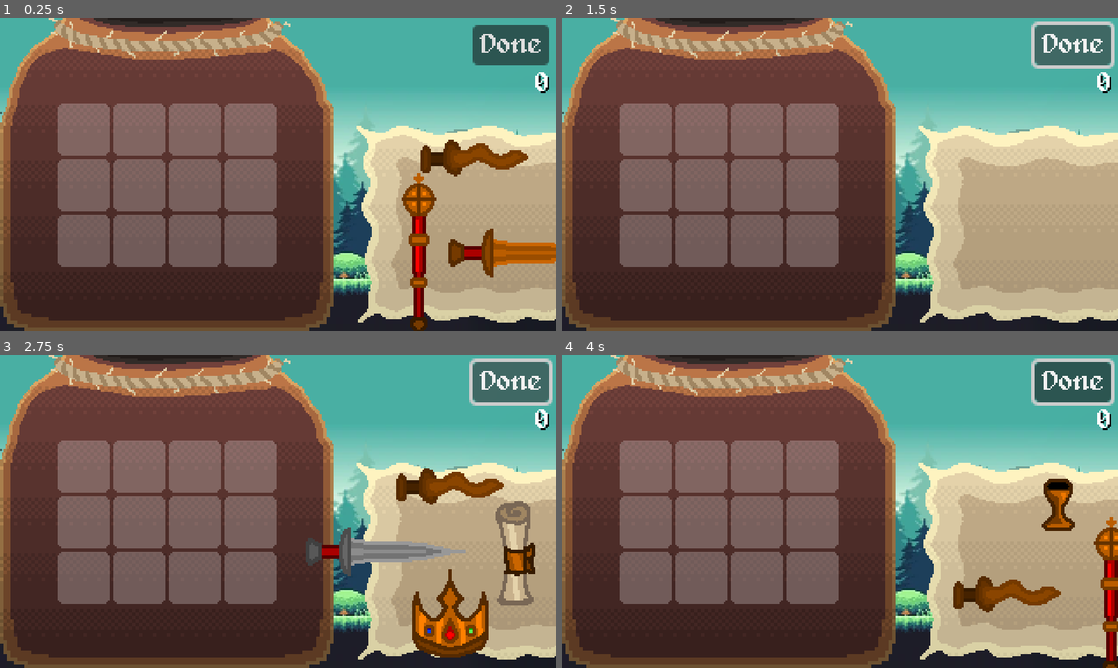
Above: before the commit, frames 1-4 (two rows, left to right).
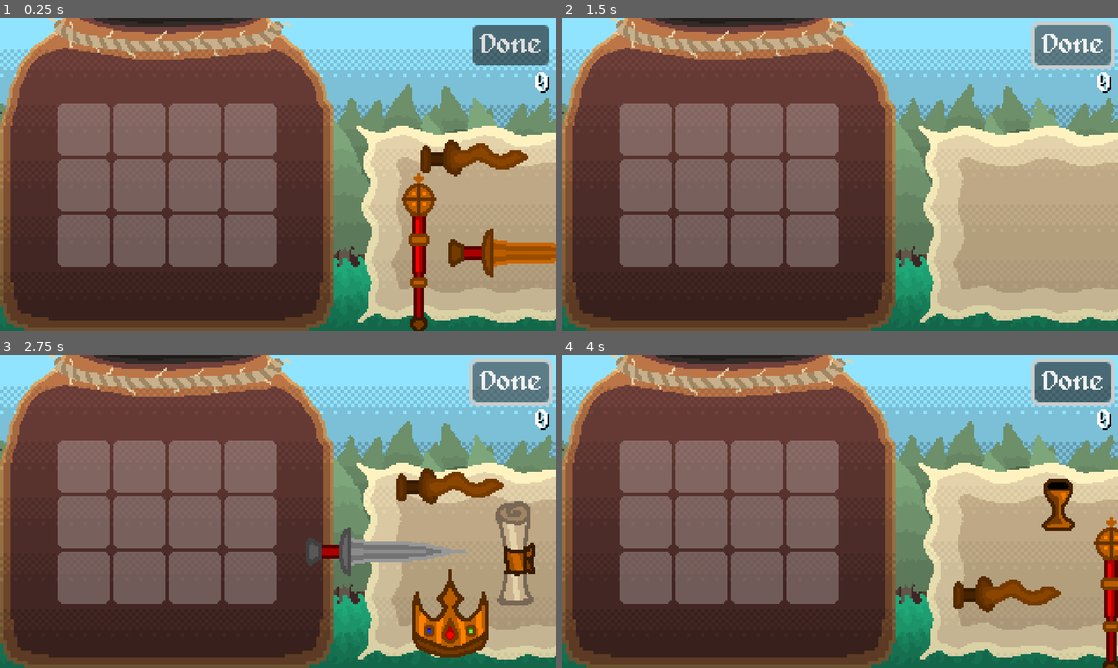
Above: after the commit, the same moments.

Repository: Pyroglyph/lame-jam-52
Game: Godot game, scene res://scenes/game.tscn
The game is run twice, just before and just after one commit, with the same random seed, the same clock (stepped at 60 frames per second) and the same inputs.
Inputs (mouse positions are in pixels of both pictures, inside the frame that each line leads up to):
- Up to frame 1 (0.25 s): no input
- Up to frame 2 (1.5 s): click "Done" at 0.5 s; click "Done" at 1.25 s
- Up to frame 3 (2.75 s): click "Done" at 2 s
- Up to frame 4 (4 s): move the mouse to (645, 577) at 2.77 s; click (645, 577) at 2.92 s; tap Enter at 3.5 s; move the mouse to (645, 520) at 3.52 s; click (645, 520) at 3.67 s

The runs differ from the first frame. In frame 1, 22% of the frame differs, in the area x 0-100%, y 0-100%; in frame 2, 21%; in frame 3, 21%; in frame 4, 21%.

Commit message:
Add custom background (plus time variants)

Diff:
--- a/project.godot
+++ b/project.godot
@@ -27,3 +27,4 @@
 textures/canvas_textures/default_texture_filter=0
 renderer/rendering_method="gl_compatibility"
 renderer/rendering_method.mobile="gl_compatibility"
+anti_aliasing/screen_space_roughness_limiter/enabled=false
--- a/scenes/game.tscn
+++ b/scenes/game.tscn
@@ -1,8 +1,7 @@
-[gd_scene load_steps=18 format=3 uid="uid://cm5wyjvcwvasy"]
+[gd_scene load_steps=31 format=3 uid="uid://cm5wyjvcwvasy"]
 
 [ext_resource type="Script" uid="uid://ba2h7jay6m07v" path="res://src/game.gd" id="1_iywne"]
 [ext_resource type="Texture2D" uid="uid://bnvbe6ocw4xge" path="res://assets/Background.png" id="1_lbhrr"]
-[ext_resource type="Texture2D" uid="uid://36ay4vwsrg3g" path="res://assets/bg-temp.png" id="1_lnu2h"]
 [ext_resource type="PackedScene" uid="uid://bu3xl85er855x" path="res://scenes/items/scroll.tscn" id="2_iywne"]
 [ext_resource type="PackedScene" uid="uid://ddshwma8lykn3" path="res://scenes/cell.tscn" id="3_iywne"]
 [ext_resource type="PackedScene" uid="uid://d3onrjn6ydtcq" path="res://scenes/items/goblet.tscn" id="3_p57ef"]
@@ -12,8 +11,53 @@
 [ext_resource type="PackedScene" uid="uid://cg000hwsj0kil" path="res://scenes/items/necklace.tscn" id="5_vtaks"]
 [ext_resource type="PackedScene" uid="uid://bj8hmfx4cfcfh" path="res://scenes/items/scepter.tscn" id="6_kvpfn"]
 [ext_resource type="FontFile" uid="uid://dwh88hp7prsrr" path="res://assets/alagard.ttf" id="8_gee14"]
+[ext_resource type="Texture2D" uid="uid://rkyc5m7d0dm4" path="res://assets/Background_Sky.png" id="9_1kice"]
+[ext_resource type="Texture2D" uid="uid://cin8r63lqni6n" path="res://assets/Background_Tress_back.png" id="10_5newe"]
+[ext_resource type="Texture2D" uid="uid://be1ric26sca02" path="res://assets/Background_Tress_front.png" id="11_37s47"]
 [ext_resource type="Script" uid="uid://cck8kukpkx6ws" path="res://src/discard_area.gd" id="11_dinhu"]
+[ext_resource type="Texture2D" uid="uid://b0phny0bolygq" path="res://assets/Background_Truks_furthest.png" id="12_bt5mj"]
+[ext_resource type="Texture2D" uid="uid://c0i3nb864xemx" path="res://assets/Background_Truks_back.png" id="13_e1j6l"]
 [ext_resource type="Script" uid="uid://b1tg51aa1xrvc" path="res://src/score_tracker.gd" id="13_kvuet"]
+[ext_resource type="Shader" uid="uid://bosgddfmrqk63" path="res://src/sway.gdshader" id="14_5newe"]
+[ext_resource type="Texture2D" uid="uid://e3vvrbcc6yst" path="res://assets/Background_Truks_front.png" id="14_pl11u"]
+[ext_resource type="Texture2D" uid="uid://b8rl21b7cxywd" path="res://assets/Background_Grass.png" id="15_5newe"]
+
+[sub_resource type="FastNoiseLite" id="FastNoiseLite_5newe"]
+seed = 1
+frequency = 0.004
+
+[sub_resource type="NoiseTexture2D" id="NoiseTexture2D_bt5mj"]
+seamless = true
+noise = SubResource("FastNoiseLite_5newe")
+
+[sub_resource type="ShaderMaterial" id="ShaderMaterial_5newe"]
+shader = ExtResource("14_5newe")
+shader_parameter/modulate_color = Color(0.427451, 0.560784, 0.415686, 1)
+shader_parameter/render_noise = false
+shader_parameter/noise_texture = SubResource("NoiseTexture2D_bt5mj")
+shader_parameter/amplitude = 0.1
+shader_parameter/time_scale = 0.02
+shader_parameter/noise_scale = 0.005
+shader_parameter/rotation_strength = 0.1
+shader_parameter/rotation_pivot = Vector2(0.5, 1)
+
+[sub_resource type="FastNoiseLite" id="FastNoiseLite_e1j6l"]
+frequency = 0.004
+
+[sub_resource type="NoiseTexture2D" id="NoiseTexture2D_37s47"]
+seamless = true
+noise = SubResource("FastNoiseLite_e1j6l")
+
+[sub_resource type="ShaderMaterial" id="ShaderMaterial_bt5mj"]
+shader = ExtResource("14_5newe")
+shader_parameter/modulate_color = Color(0.494118, 0.65098, 0.482353, 1)
+shader_parameter/render_noise = false
+shader_parameter/noise_texture = SubResource("NoiseTexture2D_37s47")
+shader_parameter/amplitude = 0.2
+shader_parameter/time_scale = 0.02
+shader_parameter/noise_scale = 0.005
+shader_parameter/rotation_strength = 0.1
+shader_parameter/rotation_pivot = Vector2(0.5, 1.289)
 
 [sub_resource type="RectangleShape2D" id="RectangleShape2D_p57ef"]
 size = Vector2(122, 122)
@@ -32,9 +76,126 @@
 uncommon_items = Array[PackedScene]([ExtResource("5_vtaks"), ExtResource("6_kvpfn")])
 rare_items = Array[PackedScene]([ExtResource("5_0tnpc")])
 
-[node name="temp bg" type="Sprite2D" parent="."]
-texture = ExtResource("1_lnu2h")
-centered = false
+[node name="DayBackground" type="Node2D" parent="."]
+
+[node name="BackgroundSky" type="Sprite2D" parent="DayBackground"]
+modulate = Color(0.57, 0.8925, 1, 1)
+position = Vector2(160, 90)
+texture = ExtResource("9_1kice")
+
+[node name="BackgroundTruksFurthest" type="Sprite2D" parent="DayBackground"]
+modulate = Color(0.41, 0.2501, 0.2501, 1)
+position = Vector2(160, 90)
+texture = ExtResource("12_bt5mj")
+
+[node name="BackgroundTruksBack" type="Sprite2D" parent="DayBackground"]
+modulate = Color(0.55, 0.39325, 0.3025, 1)
+position = Vector2(160, 90)
+texture = ExtResource("13_e1j6l")
+
+[node name="BackgroundTressBack" type="Sprite2D" parent="DayBackground"]
+modulate = Color(0.426533, 0.56, 0.4144, 1)
+material = SubResource("ShaderMaterial_5newe")
+position = Vector2(160, 90)
+texture = ExtResource("10_5newe")
+
+[node name="BackgroundTruksFront" type="Sprite2D" parent="DayBackground"]
+modulate = Color(0.64, 0.552, 0.48, 1)
+position = Vector2(160, 90)
+texture = ExtResource("14_pl11u")
+
+[node name="BackgroundTressFront" type="Sprite2D" parent="DayBackground"]
+modulate = Color(0.495083, 0.65, 0.481, 1)
+material = SubResource("ShaderMaterial_bt5mj")
+position = Vector2(160, 90)
+texture = ExtResource("11_37s47")
+
+[node name="BackgroundGrass" type="Sprite2D" parent="DayBackground"]
+modulate = Color(0.1254, 0.66, 0.47289, 1)
+position = Vector2(160, 90)
+texture = ExtResource("15_5newe")
+
+[node name="EveningBackground" type="Node2D" parent="."]
+visible = false
+
+[node name="BackgroundSky" type="Sprite2D" parent="EveningBackground"]
+modulate = Color(1, 0.4365, 0.31, 1)
+position = Vector2(160, 90)
+texture = ExtResource("9_1kice")
+
+[node name="Node" type="Node2D" parent="EveningBackground"]
+modulate = Color(1, 0.512, 0.39, 1)
+
+[node name="BackgroundTruksFurthest" type="Sprite2D" parent="EveningBackground/Node"]
+modulate = Color(0.41, 0.2501, 0.2501, 1)
+position = Vector2(160, 90)
+texture = ExtResource("12_bt5mj")
+
+[node name="BackgroundTruksBack" type="Sprite2D" parent="EveningBackground/Node"]
+modulate = Color(0.55, 0.39325, 0.3025, 1)
+position = Vector2(160, 90)
+texture = ExtResource("13_e1j6l")
+
+[node name="BackgroundTressBack" type="Sprite2D" parent="EveningBackground/Node"]
+modulate = Color(0.426533, 0.56, 0.4144, 1)
+position = Vector2(160, 90)
+texture = ExtResource("10_5newe")
+
+[node name="BackgroundTruksFront" type="Sprite2D" parent="EveningBackground/Node"]
+modulate = Color(0.64, 0.552, 0.48, 1)
+position = Vector2(160, 90)
+texture = ExtResource("14_pl11u")
+
+[node name="BackgroundTressFront" type="Sprite2D" parent="EveningBackground/Node"]
+modulate = Color(0.495083, 0.65, 0.481, 1)
+position = Vector2(160, 90)
+texture = ExtResource("11_37s47")
+
+[node name="BackgroundGrass" type="Sprite2D" parent="EveningBackground/Node"]
+modulate = Color(0.1254, 0.66, 0.47289, 1)
+position = Vector2(160, 90)
+texture = ExtResource("15_5newe")
+
+[node name="NightBackground" type="Node2D" parent="."]
+visible = false
+
+[node name="BackgroundSky" type="Sprite2D" parent="NightBackground"]
+modulate = Color(0.139567, 0.126, 0.2, 1)
+position = Vector2(160, 90)
+texture = ExtResource("9_1kice")
+
+[node name="Node" type="Node2D" parent="NightBackground"]
+modulate = Color(0.33705, 0.273, 0.7, 1)
+
+[node name="BackgroundTruksFurthest" type="Sprite2D" parent="NightBackground/Node"]
+modulate = Color(0.41, 0.2501, 0.2501, 1)
+position = Vector2(160, 90)
+texture = ExtResource("12_bt5mj")
+
+[node name="BackgroundTruksBack" type="Sprite2D" parent="NightBackground/Node"]
+modulate = Color(0.55, 0.39325, 0.3025, 1)
+position = Vector2(160, 90)
+texture = ExtResource("13_e1j6l")
+
+[node name="BackgroundTressBack" type="Sprite2D" parent="NightBackground/Node"]
+modulate = Color(0.426533, 0.56, 0.4144, 1)
+position = Vector2(160, 90)
+texture = ExtResource("10_5newe")
+
+[node name="BackgroundTruksFront" type="Sprite2D" parent="NightBackground/Node"]
+modulate = Color(0.64, 0.552, 0.48, 1)
+position = Vector2(160, 90)
+texture = ExtResource("14_pl11u")
+
+[node name="BackgroundTressFront" type="Sprite2D" parent="NightBackground/Node"]
+modulate = Color(0.495083, 0.65, 0.481, 1)
+position = Vector2(160, 90)
+texture = ExtResource("11_37s47")
+
+[node name="BackgroundGrass" type="Sprite2D" parent="NightBackground/Node"]
+modulate = Color(0.1254, 0.66, 0.47289, 1)
+position = Vector2(160, 90)
+texture = ExtResource("15_5newe")
 
 [node name="Bag_ClothTM" type="Sprite2D" parent="."]
 texture = ExtResource("1_lbhrr")
--- /dev/null
+++ b/src/sway.gdshader
@@ -0,0 +1,57 @@
+// Shader by Jess Codes (modified)
+// https://godotshaders.com/shader/2d-foliage-wind-effect/
+
+shader_type canvas_item;
+
+uniform vec4 modulate_color : source_color = vec4(1.0);
+uniform bool render_noise = false;
+uniform sampler2D noise_texture : repeat_enable; // set in inspector
+uniform float amplitude : hint_range(0.0, 0.5, 0.01) = 0.2;
+uniform float time_scale : hint_range(0.0, 5.0, 0.01) = 0.04;
+uniform float noise_scale : hint_range(0.0, 2.0, 0.0001) = 0.001;
+uniform float rotation_strength : hint_range(0.0, 5.0, 0.1) = 1;
+uniform vec2 rotation_pivot = vec2(0.5, 1);
+varying vec2 world_position;
+
+void vertex(){
+    world_position = (MODEL_MATRIX * vec4(VERTEX, 0.0, 1.0)).xy;
+}
+
+vec2 get_sample_pos(vec2 pos, float scale, float offset) {
+	pos *= scale;
+	pos += offset;
+	return pos;
+}
+
+vec2 rotate_vec(vec2 vec, vec2 pivot, float rotation) {
+	float cosa = cos(rotation);
+	float sina = sin(rotation);
+	vec -= pivot;
+	return vec2(
+		cosa * vec.x - sina * vec.y,
+		cosa * vec.y + sina * vec.x
+	) + pivot;
+}
+
+void fragment() {
+	// get noise from texture
+	vec2 noise_sample_pos = get_sample_pos(world_position, noise_scale, TIME * time_scale);
+	float noise_amount = texture(noise_texture, noise_sample_pos).r - 0.5f;
+
+	// get rotation position around a pivot
+	float rotation = amplitude * noise_amount;
+	vec2 rotated_uvs = rotate_vec(UV, rotation_pivot, rotation);
+
+	// blend original uvs and rotated uvs based on distance to pivot
+	float dist = distance(UV, rotation_pivot) * rotation_strength;
+	vec2 result_uvs = mix(UV, rotated_uvs, dist);
+
+	// output color
+	COLOR = texture(TEXTURE, result_uvs) * modulate_color;
+
+	// optional, preview noise texture for debugging
+	if (render_noise) {
+		vec4 noise_color = texture(noise_texture, noise_sample_pos);
+		COLOR = noise_color;
+	}
+}
Not shown, added: assets/Background_Grass.png.import
Not shown, added: assets/Background_Mountain.png.import
Not shown, added: assets/Background_Sky.png.import
Not shown, added: assets/Background_Tress_back.png.import
Not shown, added: assets/Background_Tress_front.png.import
Not shown, added: assets/Background_Truks_back.png.import
Not shown, added: assets/Background_Truks_front.png.import
Not shown, added: assets/Background_Truks_furthest.png.import
Not shown, added: src/sway.gdshader.uid
